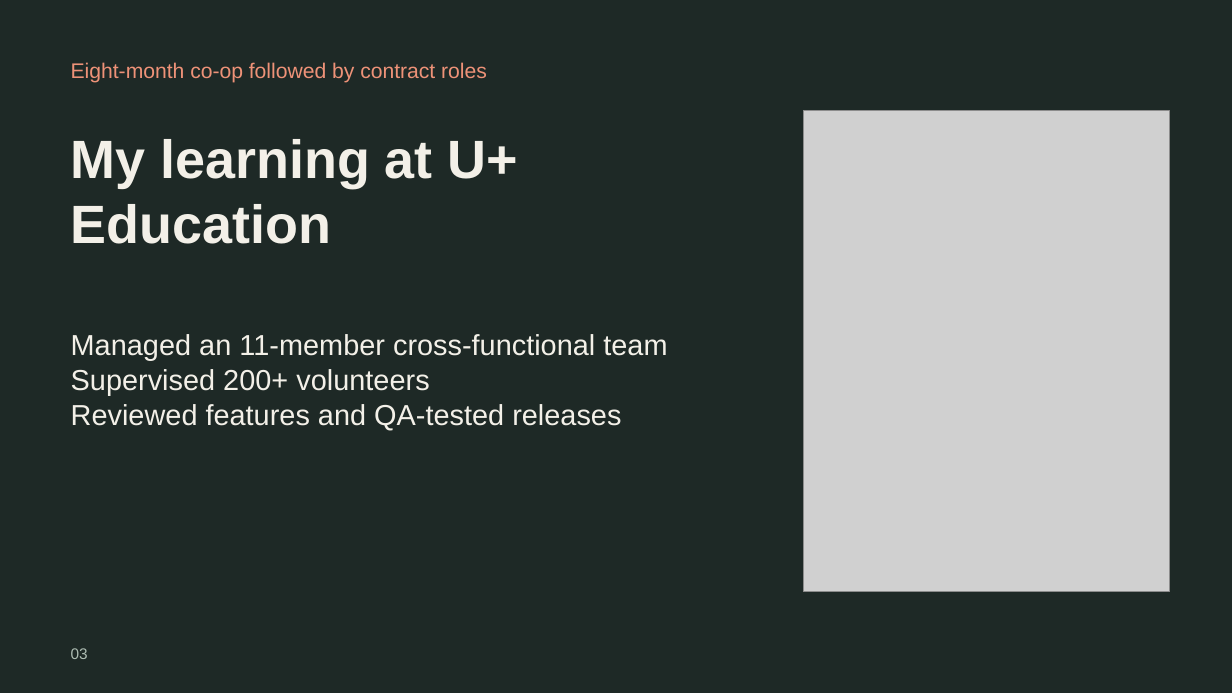
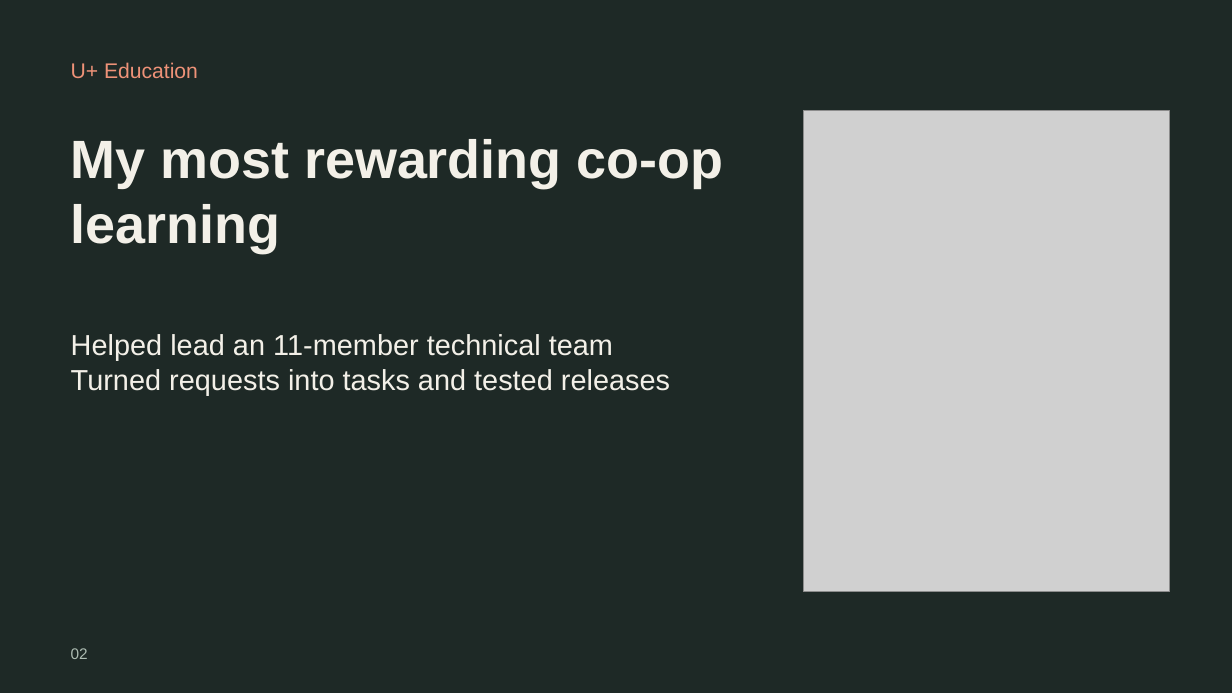
Before and after one commit to mjumair7/UmairJibran-ePortfolio, a slide deck: slide 2 of assets/About-Me.pptx (slide 3 before the commit). Drawn at 1232x693 pixels with LibreOffice and Linux fonts; fonts in the diff are those of the drawing; grey boxes stand for pictures. Boxes give left, top, right and bottom in pixels: in the first picture for what was removed or moved away, otherwise in the second. Text is boxed around its words. In the diff, an @@ line names an element or a change of style, - is before the commit and + after.

```diff
--- a/assets/About-Me.pptx
+++ b/assets/About-Me.pptx
@@ text at bbox=[71, 62, 198, 78]: text changed @@
-Eight-month co-op followed by contract roles
+U+ Education
@@ text at bbox=[71, 139, 723, 253]: text changed @@
-My learning at U+ Education
+My most rewarding co-op learning
@@ text at bbox=[71, 334, 670, 395]: text changed @@
-Managed an 11-member cross-functional team
-Supervised 200+ volunteers
-Reviewed features and QA-tested releases
+Helped lead an 11-member technical team
+Turned requests into tasks and tested releases
@@ text at bbox=[71, 648, 88, 659]: text changed @@
-03
+02
```
Also in this commit, not shown: 2 other slides changed, 2 slides added, 4 slides removed, 2 other files.
